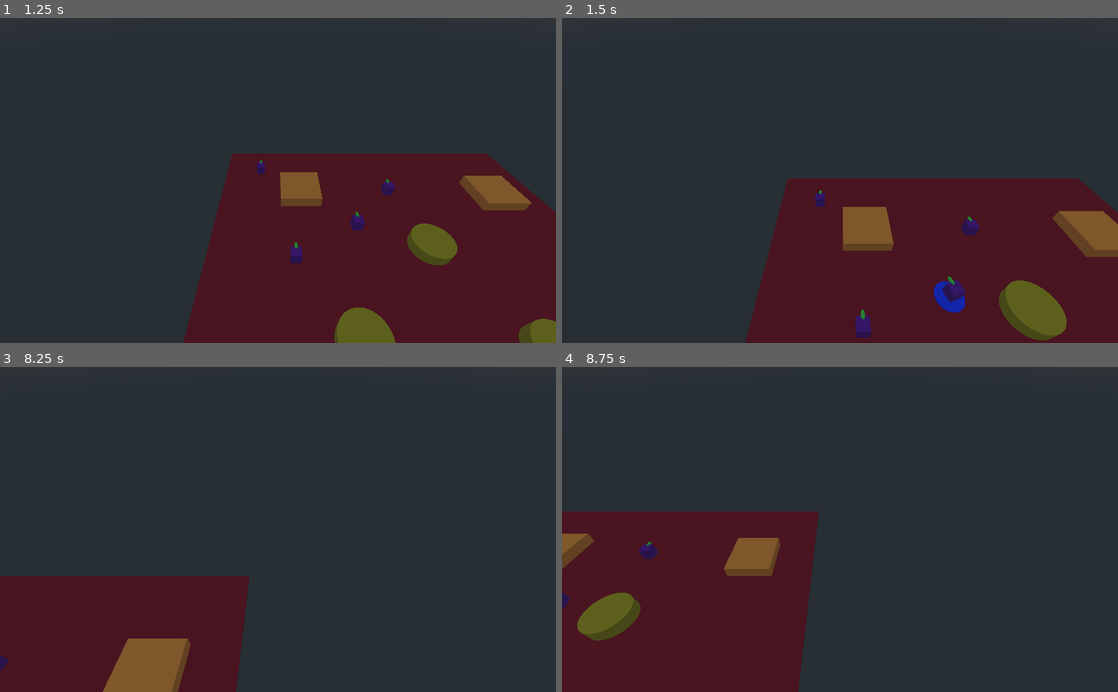
Above: before the commit, frames 1-4 (two rows, left to right).
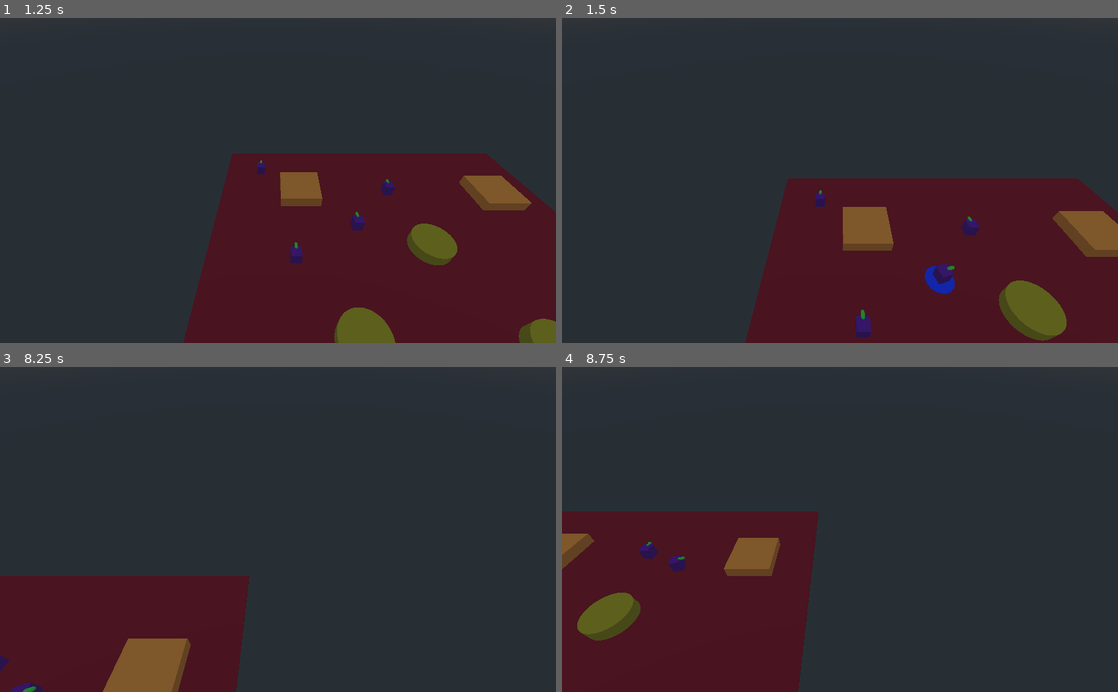
Above: after the commit, the same moments.

Repository: Ellord207/GodotShenanigans
Game: Godot game, scene res://World/TestWorld.tscn
Two runs of this game, one before a commit and one after it. Both use one fixed random seed, a clock stepped at 60 frames per second and the inputs below.
Inputs (mouse positions are in pixels of both pictures, inside the frame that each line leads up to):
- Up to frame 1 (1.25 s): move the mouse to (250, 245) at 0.52 s; press the mouse at (250, 245) at 0.53 s; hold Up from 0.53 s (still down)
- Up to frame 2 (1.5 s): keep holding Up; move the mouse to (1006, 229) at 1.27 s; release the mouse at (1006, 229) at 1.28 s; right-click (1006, 229) at 1.35 s
- Up to frame 3 (8.25 s): move the mouse to (111, 480) at 2.02 s; release Up at 2.03 s; press the mouse at (111, 480) at 2.03 s; hold Left 2.03-3.53 s; move the mouse to (305, 529) at 2.77 s; release the mouse at (305, 529) at 2.78 s; right-click (305, 529) at 2.85 s; move the mouse to (194, 448) at 3.52 s; press the mouse at (194, 448) at 3.53 s; hold Down 3.53-4.28 s; move the mouse to (400, 513) at 4.27 s; release the mouse at (400, 513) at 4.28 s; hold Right 4.28-5.03 s; right-click (400, 513) at 4.35 s; move the mouse to (166, 545) at 5.02 s; press the mouse at (166, 545) at 5.03 s; hold Up 5.03-5.78 s; move the mouse to (333, 458) at 5.77 s; release the mouse at (333, 458) at 5.78 s; hold Right 5.78-8.03 s; right-click (333, 458) at 5.85 s; move the mouse to (250, 594) at 6.52 s; press the mouse at (250, 594) at 6.53 s; move the mouse to (444, 578) at 7.27 s; release the mouse at (444, 578) at 7.28 s; right-click (444, 578) at 7.35 s; move the mouse to (111, 480) at 8.02 s; press the mouse at (111, 480) at 8.03 s; hold Down from 8.03 s (still down)
- Up to frame 4 (8.75 s): keep holding Down

Frame 1 is identical in both runs. In frame 2, 0.7% of the frame differs, in the area x 65-73%, y 75-91%; in frame 3, 0.1%; in frame 4, 0.2%.

Commit message:
unit AttackRange basics

Diff:
--- a/Actors/Unit.gd
+++ b/Actors/Unit.gd
@@ -2,6 +2,7 @@
 
 export var team: int = 0;
 export var hp_max: int = 100;
+export var attack_range: float = 5;
 class_name Unit
 var team_colors = {
 	0: preload("res://Actors/Team_One_Material.tres"),
@@ -18,6 +19,8 @@
 func _ready():
 	if team in team_colors:
 		$Body.material_override = team_colors[team];
+	var cylinder: CylinderShape = $AttackRange/CollisionShape.shape;
+	cylinder.radius = attack_range;
 
 func move_to(target_pos):
 	path = nav.get_simple_path(global_transform.origin, target_pos);
@@ -42,3 +45,6 @@
 func adjust_hp(num: int) -> int:
 	hp += num;
 	return hp;
+
+func _on_AttackRange_tree_entered() -> void:
+	print_debug("Target!")
--- a/Actors/Unit.tscn
+++ b/Actors/Unit.tscn
@@ -53,6 +53,11 @@
 mesh = SubResource( 5 )
 material/0 = SubResource( 6 )
 
-[node name="AttackRangeCollision" type="CollisionShape" parent="."]
+[node name="AttackRange" type="Area" parent="."]
+collision_layer = 0
+collision_mask = 2
+
+[node name="CollisionShape" type="CollisionShape" parent="AttackRange"]
 transform = Transform( 1, 0, 0, 0, 1, 0, 0, 0, 1, 0, 1, 0 )
 shape = SubResource( 7 )
+[connection signal="tree_entered" from="AttackRange/CollisionShape" to="." method="_on_AttackRange_tree_entered"]
